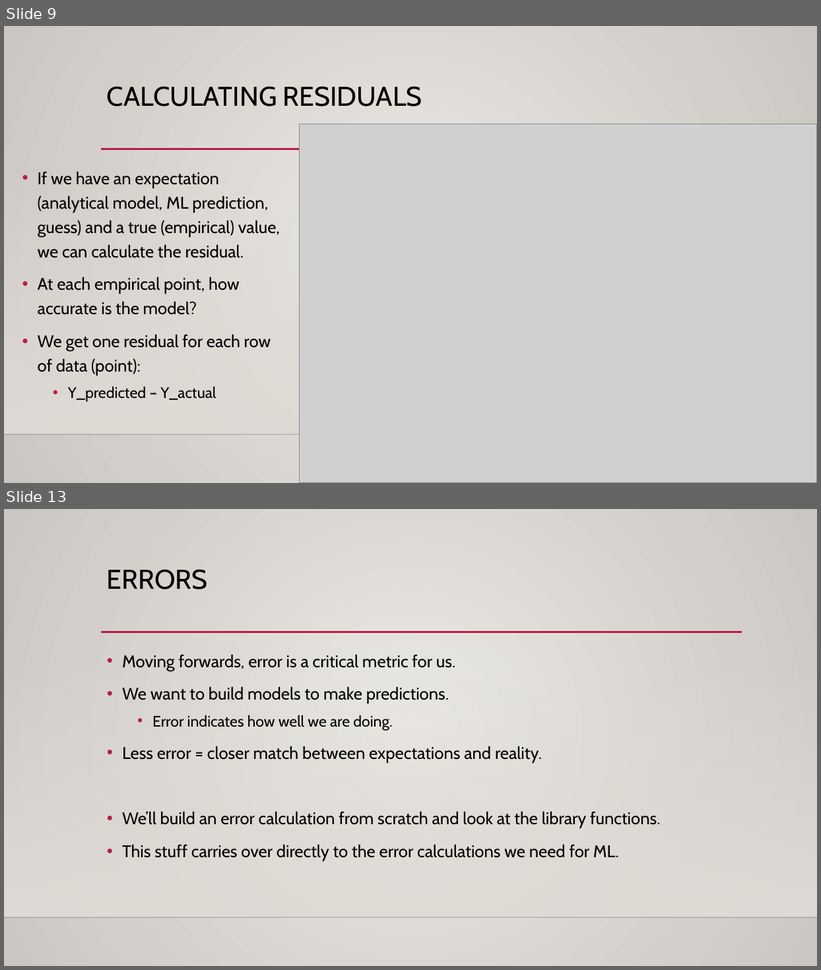
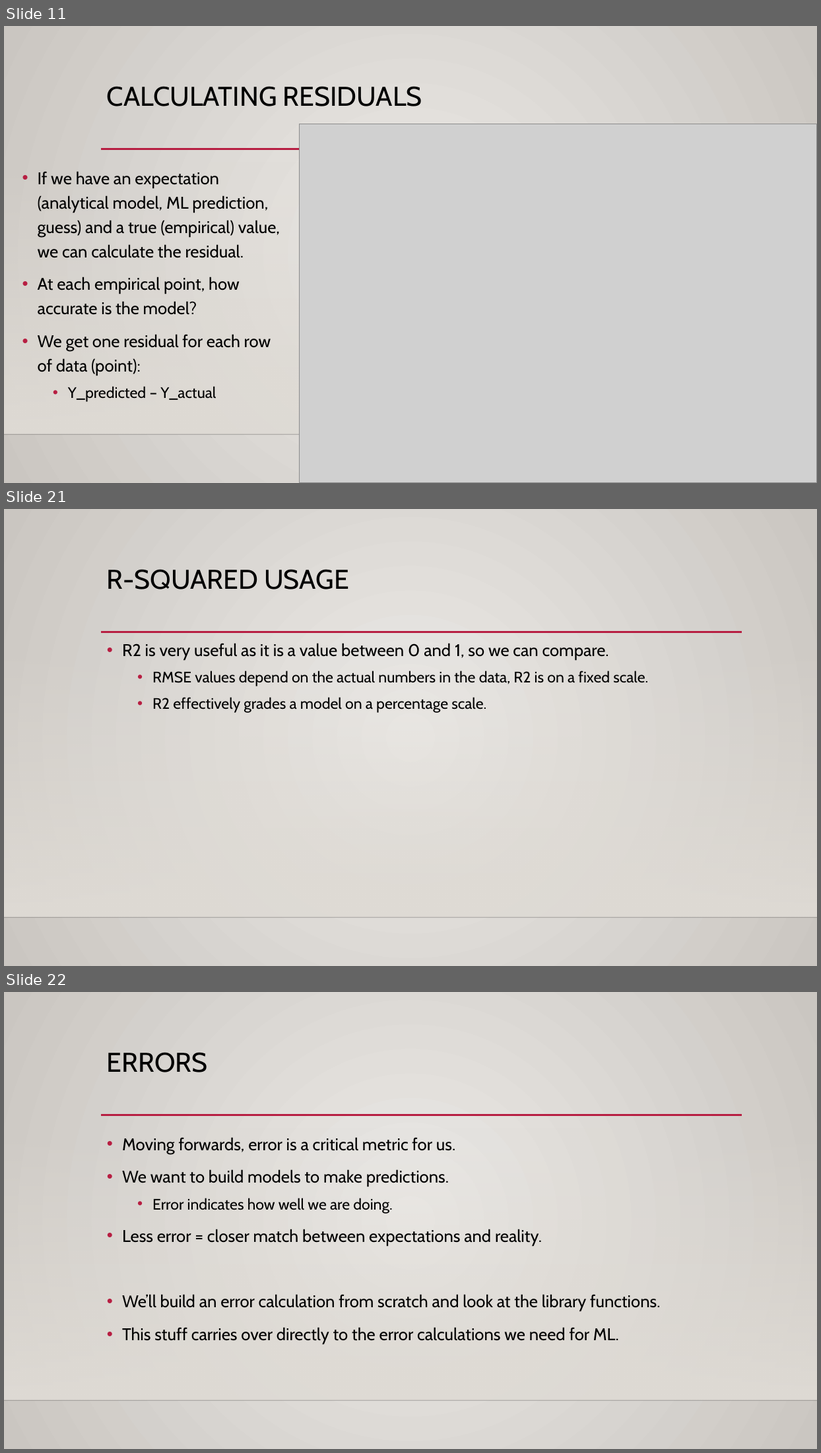
Before and after one commit to AkeemSemper/ML_for_Non_DS_Students, a slide deck: course_resources/slides/Used/010_Errors.pptx. Shown one above the other, each under a label of ours: slides 9 and 13 before the commit, slides 11, 21 and 22 after it; the slides between them are not shown. The pictures are 821x970 and 821x1453 pixels, drawn with LibreOffice and Linux fonts; fonts in the diff are those of the drawing; grey boxes stand for pictures; background and template pictures are left out. Boxes give left, top, right and bottom in pixels: in the first picture for what was removed or moved away, otherwise in the second. Text is boxed around its words. In the diff, an @@ line names an element or a change of style, - is before the commit and + after.

```diff
--- a/course_resources/slides/Used/010_Errors.pptx
+++ b/course_resources/slides/Used/010_Errors.pptx
@@ slide 21 added at (4,509,817,966), background gradient #ECEAE7 to #CAC7C1; not listed: 3 template elements that a slide beside it also shows @@
@@ title added at (107,569,349,590), 32 pt, text #000000 @@
+R-SQUARED USAGE
@@ text added at (122,643,648,713), 18 pt, text #000000 @@
+• R2 is very useful as it is a value between 0 and 1, so we can compare.
+  • RMSE values depend on the actual numbers in the data, R2 is on a fixed scale.
+  • R2 effectively grades a model on a percentage scale.
@@ what was slide 9 is now slide 11 @@
@@ what was slide 13 is now slide 22 @@
```
Also in this commit, not shown: 4 slides changed, 8 other slides added, 11 other files.
